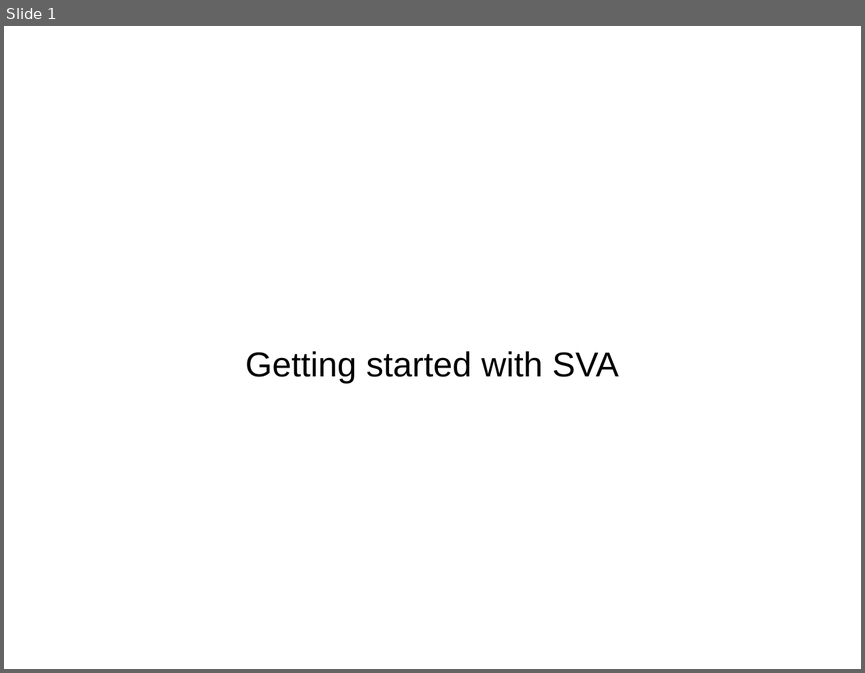
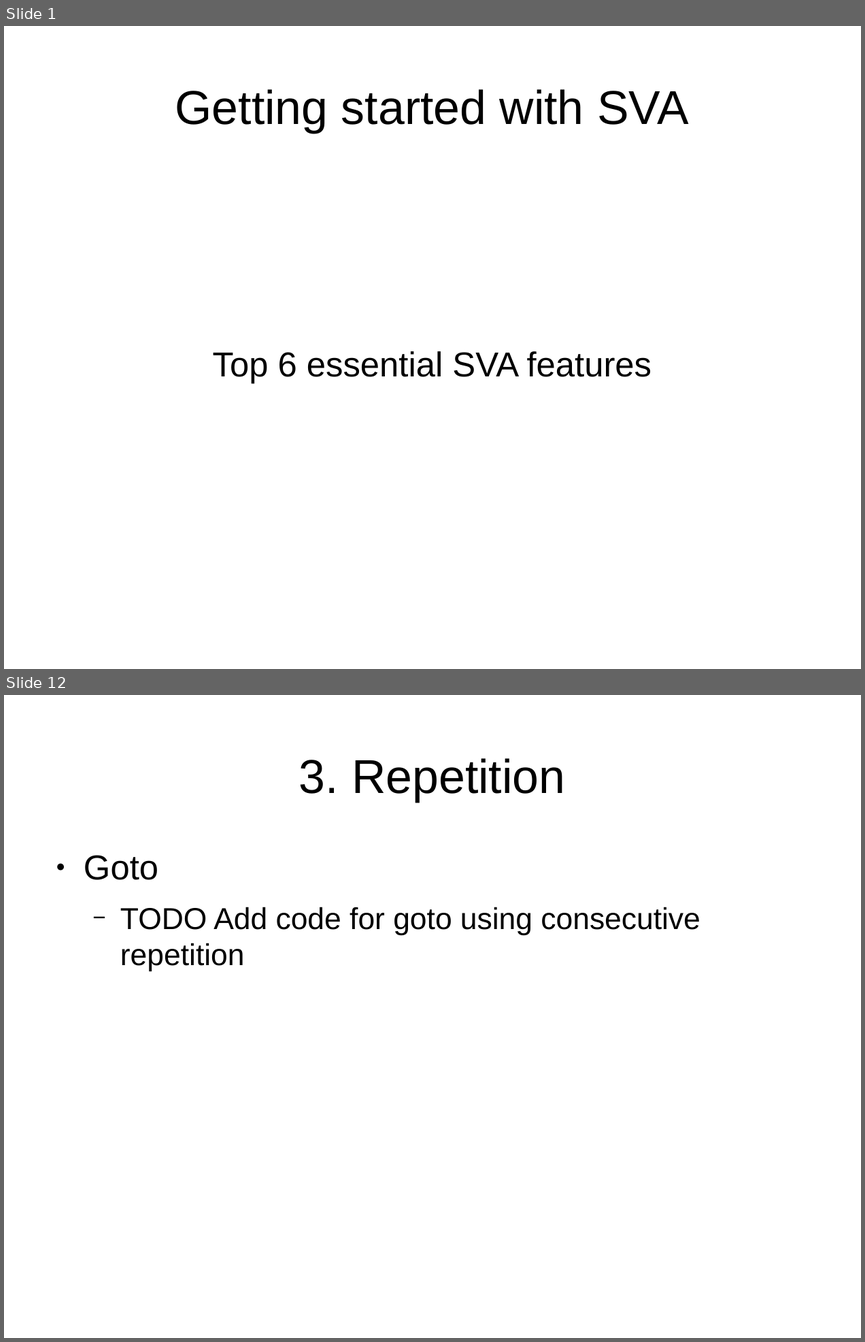
Before and after one commit to verification-gentleman-blog/getting-started-with-sva, a slide deck: presentation.odp. Shown one above the other, each under a label of ours: slide 1 before the commit, slides 1 and 12 after it; the slides between them are not shown. The pictures are 865x673 and 865x1342 pixels, drawn with LibreOffice and Linux fonts; fonts in the diff are those of the drawing. Boxes give left, top, right and bottom in pixels: in the first picture for what was removed or moved away, otherwise in the second. Text is boxed around its words. In the diff, an @@ line names an element or a change of style, - is before the commit and + after.

```diff
--- a/presentation.odp
+++ b/presentation.odp
@@ slide 12 added at [4,695,861,1338], background #FFFFFF @@
@@ title added at [299,758,565,802], 44 pt, text #000000 @@
+3. Repetition
@@ text added at [84,855,700,972], 28 pt, text #000000 @@
+● Goto
+  − TODO Add code for goto using consecutive repetition
@@ slide 1 changed as well @@
@@ title "Getting started with SVA": place and size @@
-title "Getting started with SVA" at [245,351,619,384]
+title "Getting started with SVA" at [175,89,688,133]
@@ title "Getting started with SVA" at [175,89,688,133]: size 32 to 44 pt @@
@@ subtitle added at [213,351,651,384], 32 pt, text #000000 @@
+Top 6 essential SVA features
```
Also in this commit, not shown: 18 other slides added, 2 slides removed.
